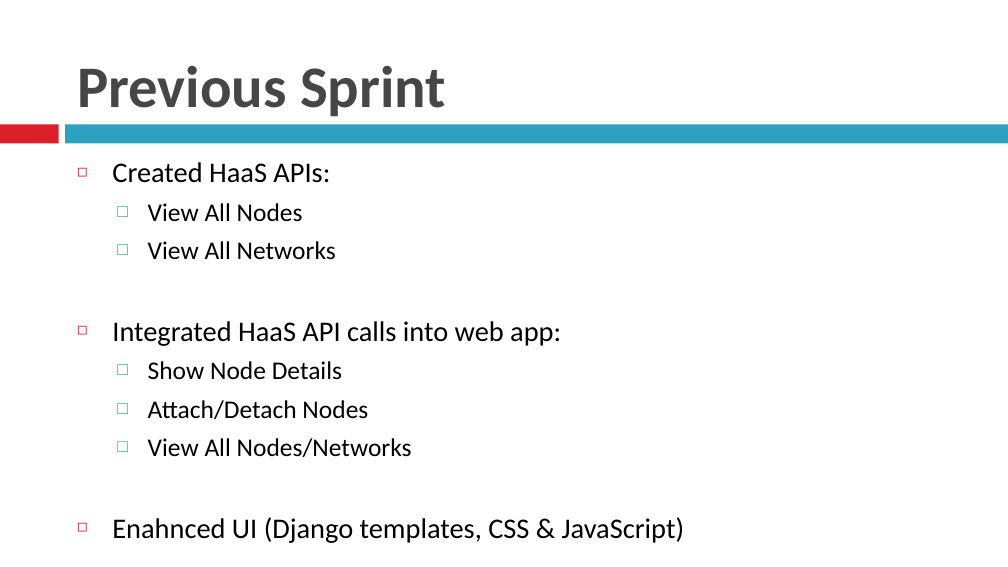
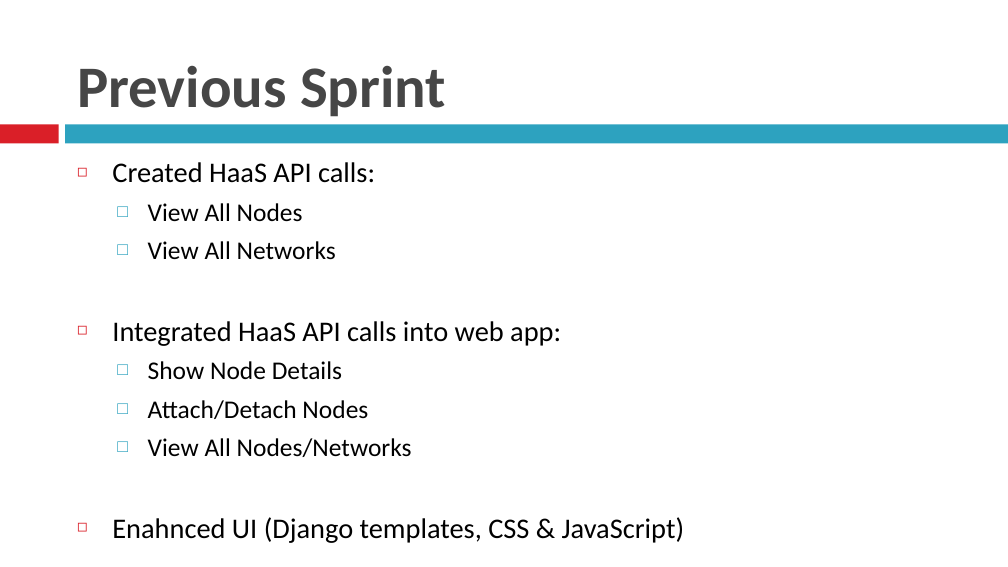
Before and after one commit to BU-EC500-SP15/moc-gui-plugins, a slide deck: slide 3 of MOCUIPlugin-Demo4.pptx. Drawn at 1008x567 pixels with LibreOffice and Linux fonts; fonts in the diff are those of the drawing. Boxes give left, top, right and bottom in pixels: in the first picture for what was removed or moved away, otherwise in the second. Text is boxed around its words. In the diff, an @@ line names an element or a change of style, - is before the commit and + after.

```diff
--- a/MOCUIPlugin-Demo4.pptx
+++ b/MOCUIPlugin-Demo4.pptx
@@ text at [112, 162, 375, 183]: text changed @@
-◻ Created HaaS APIs:
+◻ Created HaaS API calls:
```
Also in this commit, not shown: 1 other slide changed.
